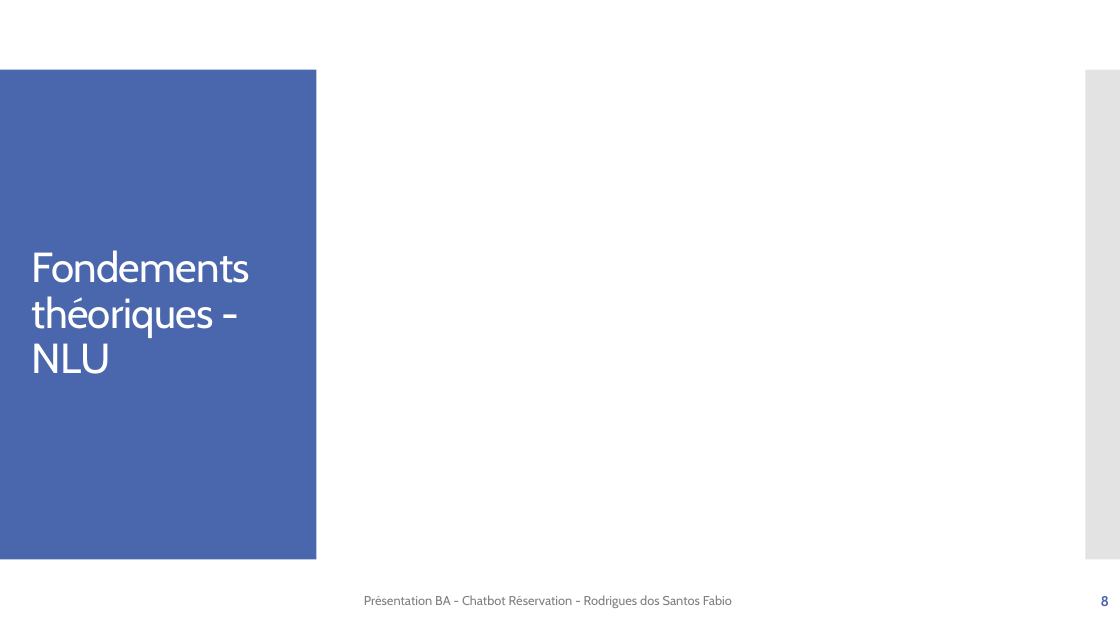
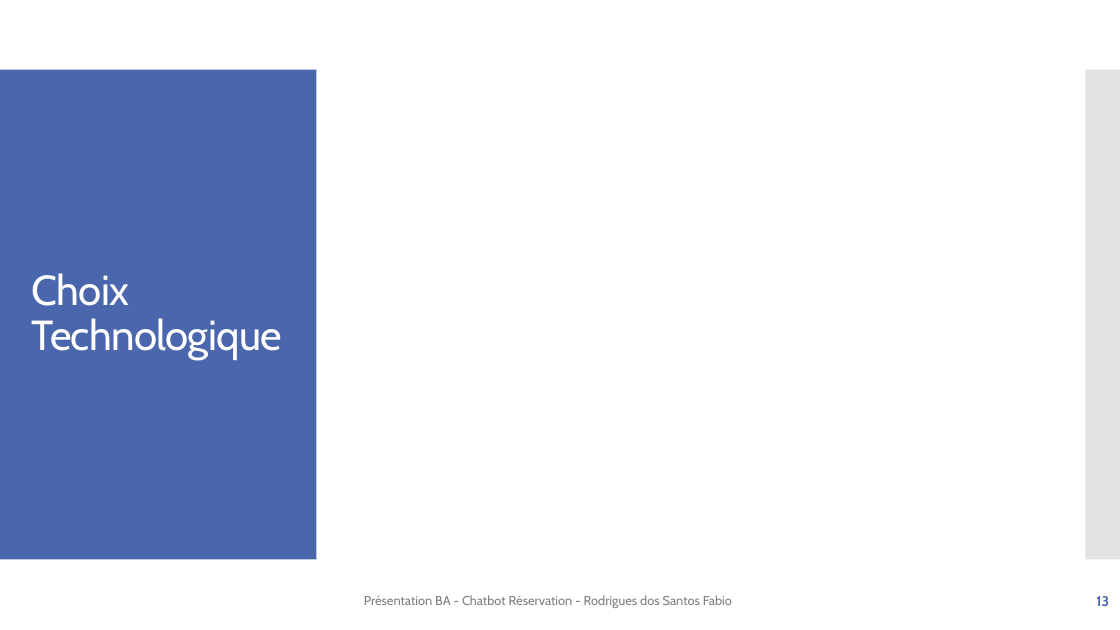
Before and after one commit to f-rdrgs/projet-bachelor, a slide deck: slide 13 of documentation/travail_bachelor/ISC_LOG_presentation_diplome_RodriguesDosSantosFabio_EggenbergNiklaus_2024.pptx (slide 8 before the commit). Drawn at 1120x630 pixels with LibreOffice and Linux fonts; fonts in the diff are those of the drawing. Boxes give left, top, right and bottom in pixels: in the first picture for what was removed or moved away, otherwise in the second. Text is boxed around its words. In the diff, an @@ line names an element or a change of style, - is before the commit and + after.

```diff
--- a/documentation/travail_bachelor/ISC_LOG_presentation_diplome_RodriguesDosSantosFabio_EggenbergNiklaus_2024.pptx
+++ b/documentation/travail_bachelor/ISC_LOG_presentation_diplome_RodriguesDosSantosFabio_EggenbergNiklaus_2024.pptx
@@ title at bbox=[32, 273, 282, 360]: text changed @@
-Fondements théoriques - NLU
+Choix Technologique
@@ page number at bbox=[1096, 596, 1109, 606]: text changed @@
-8
+13
```
Also in this commit, not shown: 1 other slide changed, 5 slides added.
